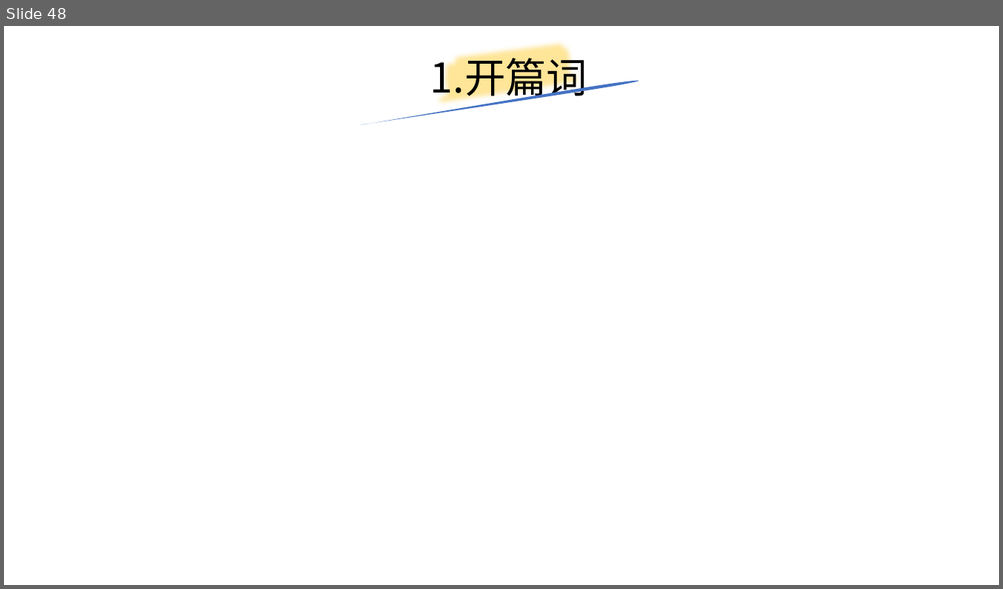
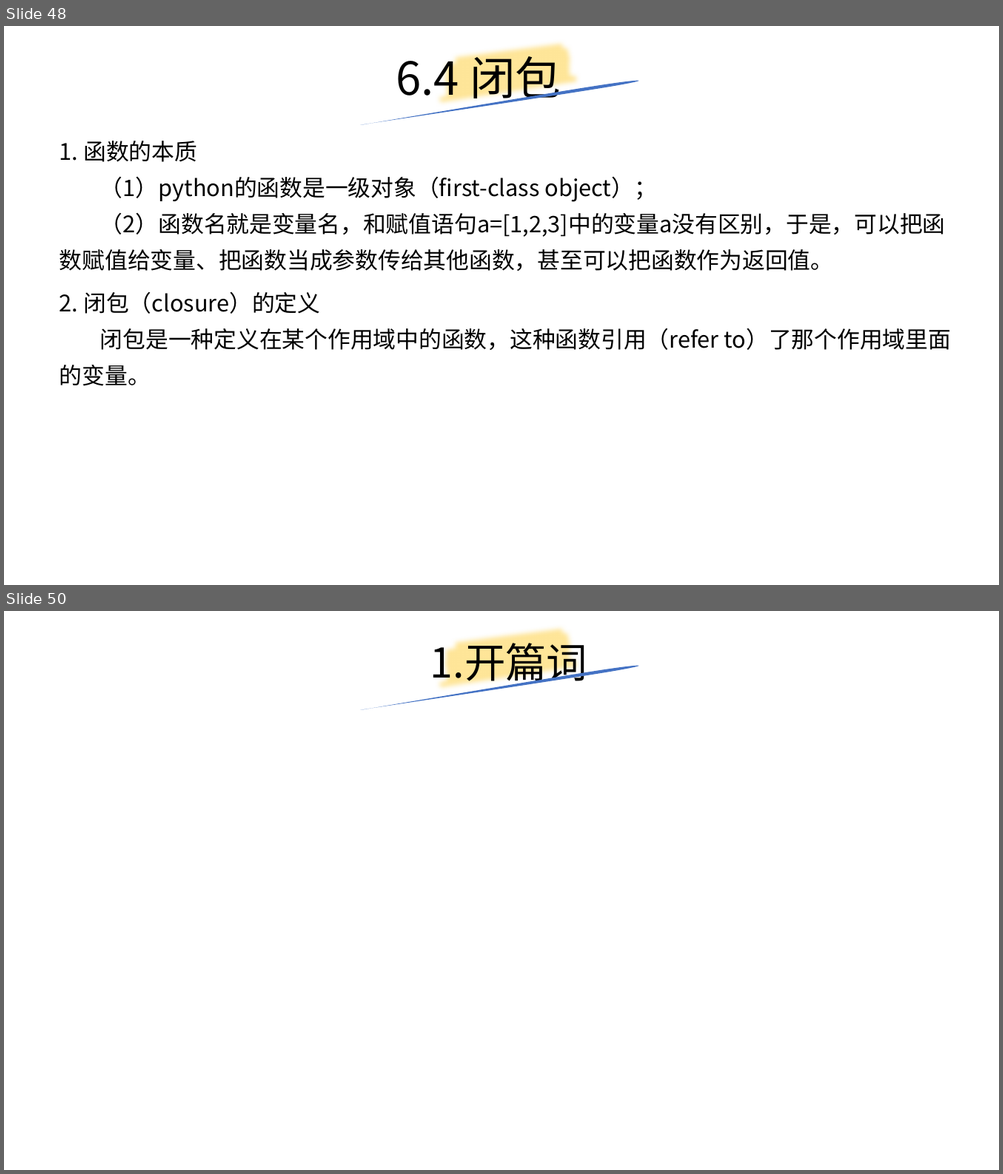
Before and after one commit to yiwenliu/CorePython, a slide deck: PPT/CorePython.pptx. Shown one above the other, each under a label of ours: slide 48 before the commit, slides 48 and 50 after it; the slides between them are not shown. The pictures are 1003x589 and 1003x1174 pixels, drawn with LibreOffice and Linux fonts; fonts in the diff are those of the drawing. Boxes give left, top, right and bottom in pixels: in the first picture for what was removed or moved away, otherwise in the second. Text is boxed around its words. In the diff, an @@ line names an element or a change of style, - is before the commit and + after.

```diff
--- a/PPT/CorePython.pptx
+++ b/PPT/CorePython.pptx
@@ slide 48 added at box(4, 26, 999, 585), background #FFFFFF @@
@@ freeform shape added at box(434, 26, 586, 124), outline #FFE699 16 pt @@
@@ title added at box(396, 48, 560, 107), 44 pt, text #000000 @@
+6.4 闭包
@@ freeform shape added at box(359, 79, 640, 124), fill #4472C4 @@
@@ text added at box(60, 141, 945, 271), 22 pt, text #000000 @@
+1. 函数的本质
+（1）python的函数是一级对象（first-class object）；
+（2）函数名就是变量名，和赋值语句a=[1,2,3]中的变量a没有区别，于是，可以把函数赋值给变量、把函数当成参数传给其他函数，甚至可以把函数作为返回值。
@@ text added at box(60, 292, 951, 386), 22 pt, text #000000 @@
+2. 闭包（closure）的定义
+闭包是一种定义在某个作用域中的函数，这种函数引用（refer to）了那个作用域里面的变量。
@@ what was slide 48 is now slide 50 @@
```
Also in this commit, not shown: 1 other slide added.
